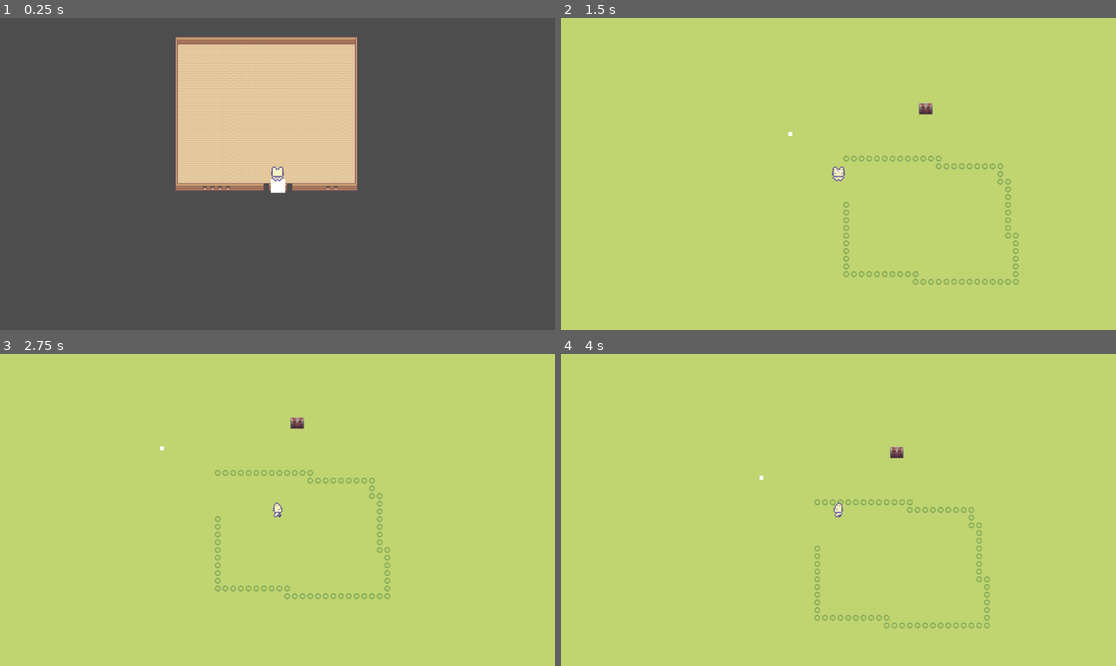
Above: before the commit, frames 1-4 (two rows, left to right).
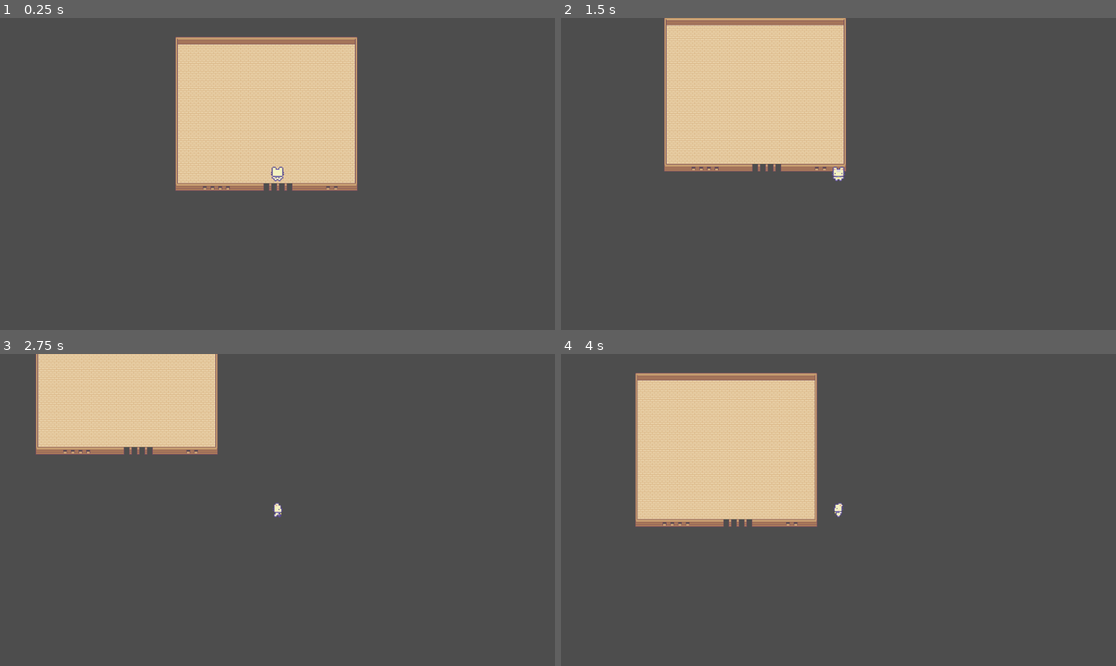
Above: after the commit, the same moments.

Repository: gpgdevlab/ABU
Game: Godot game, scene res://sala_interior.tscn
Two runs of this game, one before a commit and one after it. Both use one fixed random seed, a clock stepped at 60 frames per second and the inputs below. This scene is started directly instead of the project's main scene.
Inputs:
- Up to frame 1 (0.25 s): no input
- Up to frame 2 (1.5 s): tap Enter at 0.5 s; hold D (move_right) 0.53-1.28 s; hold E (interact) 0.53-1.28 s; hold S (move_down) from 1.28 s (still down); tap E (interact) at 1.35 s
- Up to frame 3 (2.75 s): release S (move_down) at 2.03 s; hold D (move_right) from 2.03 s (still down); hold Q (switch_world) from 2.03 s (still down); tap E (interact) at 2.3 s
- Up to frame 4 (4 s): release D (move_right) at 2.78 s; release Q (switch_world) at 2.78 s; hold W (move_up) 2.78-3.53 s; tap E (interact) at 2.85 s; hold A (move_left) from 3.53 s (still down); hold E (interact) from 3.53 s (still down)

The runs differ from the first frame. In frame 1, 0.1% of the frame differs, in the area x 48-52%, y 51-57%; in frame 2, 100%; in frame 3, 100%; in frame 4, 100%, in the area x 0-100%, y 0-100%.

Commit message:
Correction to the room/door transition

Diff:
--- a/aaa/bau.gd
+++ b/aaa/bau.gd
@@ -1,4 +1,4 @@
-extends Area2D # Mudamos aqui para estender direto de Area2D
+extends Area2D # Estender direto de Area2D
 
 @onready var animated_sprite: AnimatedSprite2D = $AnimatedSprite2D
 
@@ -6,7 +6,7 @@
 @export var precisa_de_chave: bool = false
 @export var nome_da_chave: String = "Chave do Bau"
 
-# [NOVO] Adicionamos a variável que o sistema do seu mapa usa para saber em qual mundo o baú aparece
+# [NOVO] A variável que o sistema do mapa usa para saber em qual mundo o baú aparece
 @export var active_in_world: int = 1
 
 var ja_aberto: bool = false
@@ -14,11 +14,20 @@
 func _ready() -> void:
 	process_mode = PROCESS_MODE_ALWAYS
 
+	# 1. Se o inventário global disser que este baú já foi aberto antes:
 	if Inventario.ja_foi_coletado(name):
 		ja_aberto = true
-		animated_sprite.play("aberto")
 
-	# Sincroniza o estado inicial do baú
+		# [Ajuste Visual] Coloca a animação no modo "aberto"
+		animated_sprite.animation = "aberto"
+
+		# Força o sprite a ir direto para o último frame
+		# e para a reprodução imediatamente para não rodar a animação de novo
+		var ultimo_frame = animated_sprite.sprite_frames.get_frame_count("aberto") - 1
+		animated_sprite.set_frame_and_progress(ultimo_frame, 0.0)
+		animated_sprite.stop()
+
+	# 2. Sincroniza o estado inicial das colisões e visibilidade (continua igual)
 	if active_in_world == 1:
 		show()
 		monitoring = true
--- a/aaa/character_body_2d.gd
+++ b/aaa/character_body_2d.gd
@@ -53,8 +53,33 @@
 	move_and_slide()
 
 func _ready() -> void:
+	# 1. Se viemos de uma porta que salvou a posição, aplica apenas no mundo de fora
+	if Inventario.deve_posicionar_player and "mundo" in get_tree().current_scene.scene_file_path:
+		global_position = Inventario.posicao_retorno
+		Inventario.deve_posicionar_player = false
+
+	# [CORREÇÃO] Restaura o mundo salvo para o personagem manter a skin correta dentro de QUALQUER sala
+	current_world = Inventario.mundo_salvo
+	print("Player carregado na sala atual usando o Mundo: ", current_world)
+
+	# 2. Atualiza os visuais e frames do cowboy para o mundo restaurado
+	if current_world == 1:
+		animated_sprite.sprite_frames = frames_mundo_1
+	else:
+		animated_sprite.sprite_frames = frames_mundo_2
+
+	# [NOVO] 3. Força o personagem a nascer olhando para frente (para baixo)
+	# Se ele estiver voltando para o mundo de fora, ajustamos a pose inicial
+	if "mundo" in get_tree().current_scene.scene_file_path:
+		animated_sprite.play("move_down") # Seleciona a animação de andar/olhar para baixo
+		animated_sprite.stop()            # Pausa a animação imediatamente
+		animated_sprite.frame = 0         # Trava no primeiro frame (ele em pé parado)
+		print("Pose inicial definida: Olhando para baixo")
+
+	# 4. Força todos os elementos dessa sala a respeitarem o mundo
+	get_tree().call_group("world_elements", "on_world_switched", current_world)
+
 	atualizar_ui_inventario()
-
 
 func _unhandled_input(event: InputEvent) -> void:
 	# 1. Detecta o comando de interagir
--- a/aaa/interactable.gd
+++ b/aaa/interactable.gd
@@ -13,7 +13,7 @@
 	if not is_in_group("world_elements"):
 		add_to_group("world_elements")
 
-	# Garante que ele use o mundo atual do player ao nascer
+	# Garante que usa o mundo atual do player ao nascer
 	var player = get_tree().get_first_node_in_group("player")
 	if player and "current_world" in player:
 		on_world_switched(player.current_world)
--- a/aaa/inventario.gd
+++ b/aaa/inventario.gd
@@ -1,8 +1,16 @@
 extends Node
 
-# lista simples para guardar os nomes dos itens coletados
+# Lista simples para guardar os nomes dos itens coletados
 var itens: Array[String] = []
 var itens_coletados: Array = []
+
+# Guardar posisão de retorno
+var posicao_retorno: Vector2 = Vector2.ZERO
+var deve_posicionar_player: bool = false
+
+# Guardar mundo atual
+var mundo_salvo: int = 1
+
 # Função para adicionar um item
 func adicionar_item(nome_do_item: String) -> void:
 	itens.append(nome_do_item)
--- a/aaa/porta.gd
+++ b/aaa/porta.gd
@@ -7,18 +7,37 @@
 @export var active_in_world: int = 1
 
 func _ready() -> void:
-	# Sistema de grupos idêntico ao do baú para sumir/aparecer nas dimensões
+	# Sistema de grupos para sumir/aparecer nas dimensões
 	add_to_group("world_elements")
 	on_world_switched(1) # Começa checando o mundo inicial
 
 func interact() -> void:
 	if cena_destino == "":
-		print("Erro: Nenhuma cena de destino foi configurada nesta porta!")
+		print("Erro: Nenhuma cena de destino configurada nesta porta!")
 		return
 
 	print("Entrando na sala...")
-	# Muda o jogo para a nova cena da sala
+
+	# [NOVO] Se a cena de destino for o mundo principal, salvamos a nossa posição atual
+	# para o player saber onde nascer quando o mundo recarregar.
+	if "mundo" in get_tree().current_scene.scene_file_path:
+		Inventario.posicao_retorno = global_position + Vector2(0, 45)
+		Inventario.deve_posicionar_player = true
+
+		# [NOVO] Busca o jogador no grupo e salva o mundo em que ele estava
+		var player = get_tree().get_first_node_in_group("player")
+		if player and "current_world" in player:
+			Inventario.mundo_salvo = player.current_world
+			print("Mundo atual salvo na memória: Mundo ", Inventario.mundo_salvo)
+
+		# 2. Guarda a posição de calçada apenas se estivermos no mapa principal
+	if "mundo" in get_tree().current_scene.scene_file_path:
+		Inventario.posicao_retorno = global_position + Vector2(0, 45)
+		Inventario.deve_posicionar_player = true
+
+	print("Trocando de cenário...")
 	get_tree().change_scene_to_file(cena_destino)
+
 
 # Controla a visibilidade nos mundos
 func on_world_switched(target_world: int) -> void:
--- a/aaa/sala_interior.tscn
+++ b/aaa/sala_interior.tscn
@@ -115,6 +115,7 @@
 [node name="Porta" parent="TileMapLayer" unique_id=1296926976 instance=ExtResource("5_vo8v6")]
 position = Vector2(544, 502)
 cena_destino = "uid://6umehdn8y14h"
+active_in_world = 2
 
 [node name="persona" parent="TileMapLayer" unique_id=2091393524 instance=ExtResource("5_mp6lo")]
 position = Vector2(543, 477)
